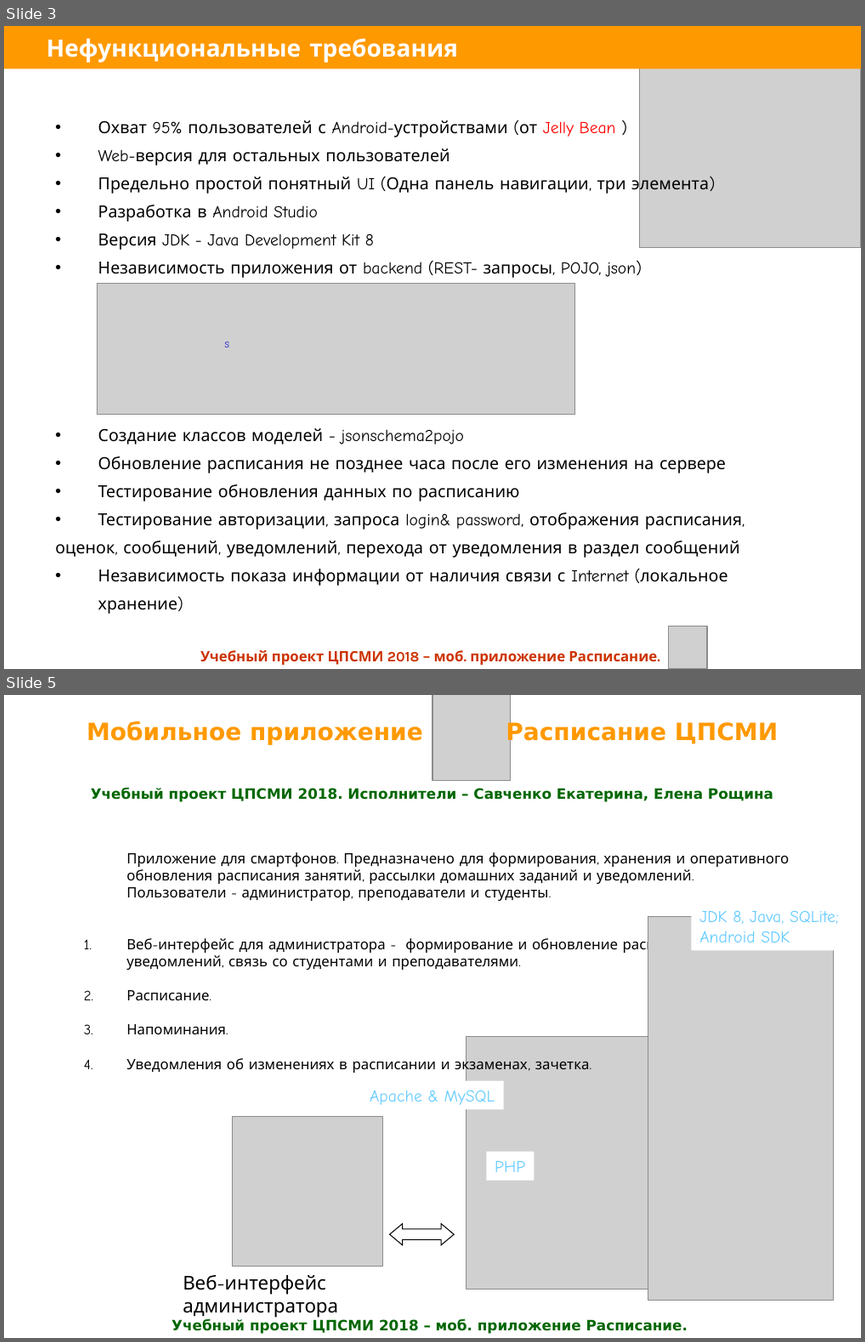
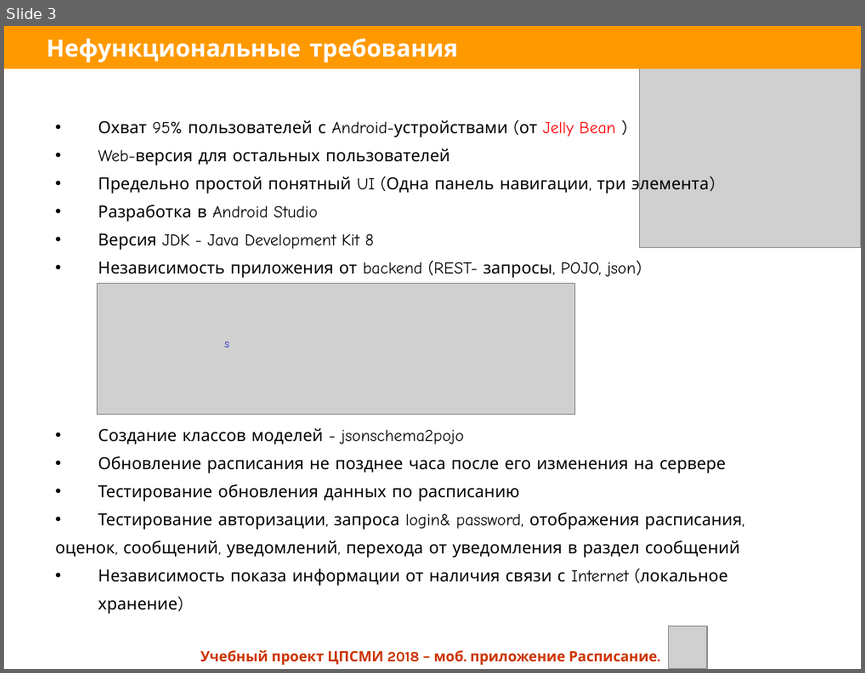
Before and after one commit to elena-roshchina/schedule-cpsmi, a slide deck: Itinerary2.ppt. Shown one above the other, each under a label of ours: slides 3 and 5 before the commit, slide 3 after it; the slides between them are not shown. The pictures are 865x1342 and 865x673 pixels, drawn with LibreOffice and Linux fonts; fonts in the diff are those of the drawing; grey boxes stand for pictures. Boxes give left, top, right and bottom in pixels: in the first picture for what was removed or moved away, otherwise in the second. Text is boxed around its words. In the diff, an @@ line names an element or a change of style, - is before the commit and + after.

```diff
--- a/Itinerary2.ppt
+++ b/Itinerary2.ppt
@@ slide 5 removed at (x1=4, y1=695, x2=861, y2=1338), background #FFFFFF @@
@@ picture removed at (x1=432, y1=695, x2=511, y2=781) @@
@@ title removed at (x1=86, y1=721, x2=778, y2=745) @@
-Мобильное приложение Расписание ЦПСМИ
@@ text removed at (x1=91, y1=788, x2=773, y2=802) @@
-Учебный проект ЦПСМИ 2018. Исполнители – Савченко Екатерина, Елена Рощина
@@ text removed at (x1=84, y1=852, x2=789, y2=1073) @@
-Приложение для смартфонов. Предназначено для формирования, хранения и оперативного обновления расписания занятий, рассылки домашних заданий и уведомлений. Пользователи - администратор, преподаватели и студенты.
-1. Веб-интерфейс для администратора - формирование и обновление расписания, рассылка уведомлений, связь со студентами и преподавателями.
-2. Расписание.
-3. Напоминания.
-4. Уведомления об изменениях в расписании и экзаменах, зачетка.
@@ picture removed at (x1=647, y1=916, x2=833, y2=1299) @@
@@ rectangle removed at (x1=691, y1=902, x2=848, y2=950) @@
-JDK 8, Java, SQLite;
-Android SDK
@@ picture removed at (x1=466, y1=1037, x2=720, y2=1289) @@
@@ rectangle removed at (x1=361, y1=1081, x2=504, y2=1110) @@
-Apache & MySQL
@@ picture removed at (x1=233, y1=1117, x2=383, y2=1266) @@
@@ rectangle removed at (x1=487, y1=1151, x2=534, y2=1180) @@
-PHP
@@ left right arrow removed at (x1=390, y1=1224, x2=454, y2=1245) @@
@@ text removed at (x1=182, y1=1275, x2=338, y2=1316) @@
-Веб-интерфейс администратора
@@ text removed at (x1=171, y1=1319, x2=687, y2=1333) @@
-Учебный проект ЦПСМИ 2018 – моб. приложение Расписание.
```
Also in this commit, not shown: 3 slides changed, 4 slides added, 4 other slides removed.
